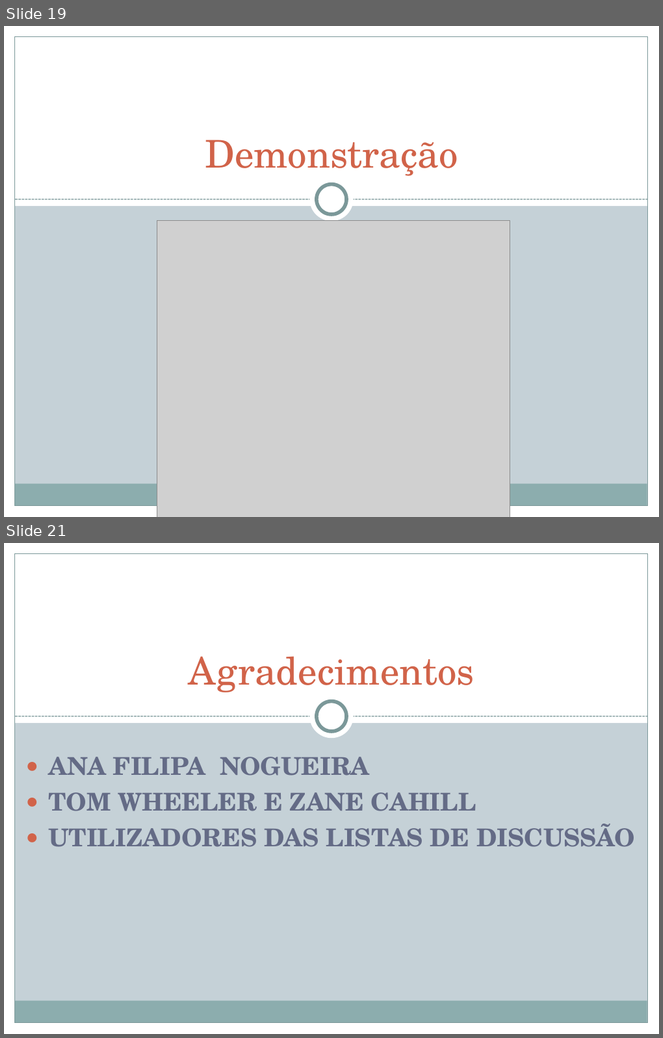
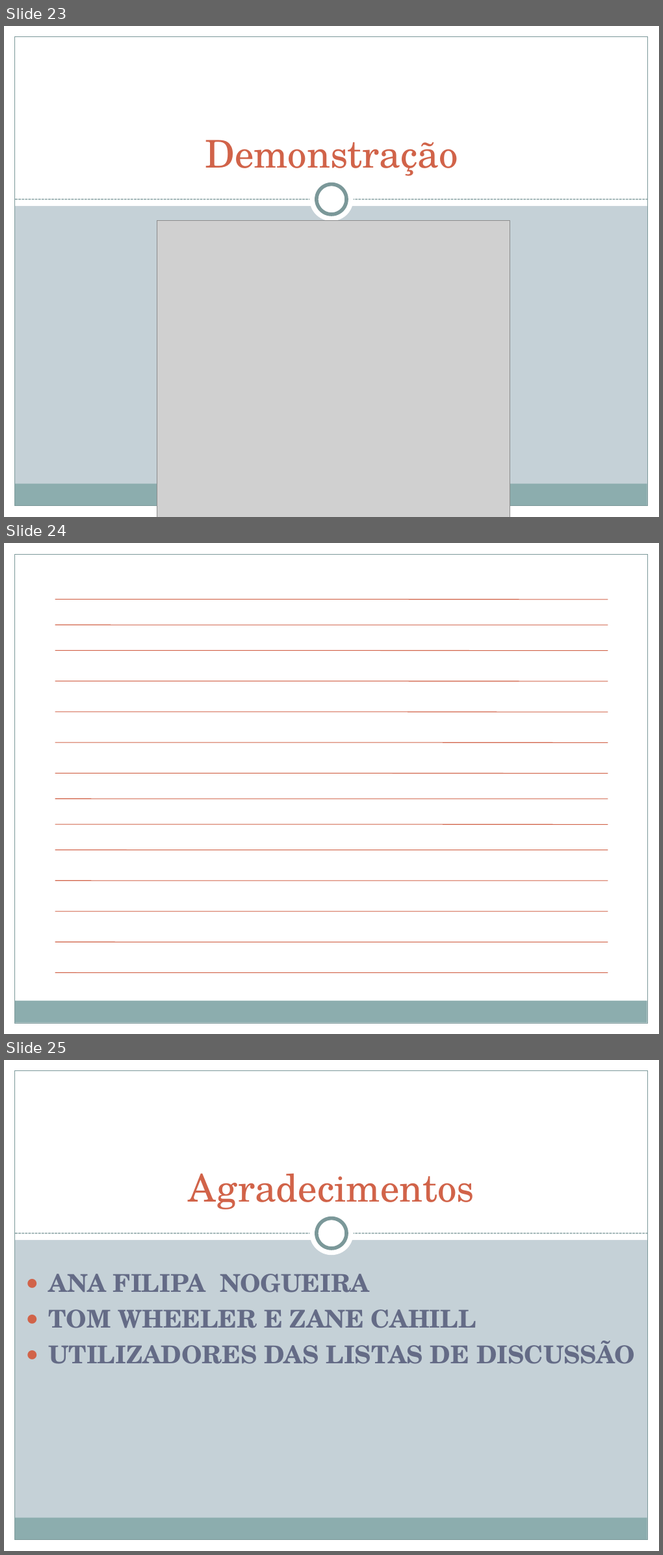
Before and after one commit to BackupTheBerlios/jfindmyfiles-svn, a slide deck: trunk/docs/Apresentacao Publica Com Notas - JFindMyFiles.ppt. Shown one above the other, each under a label of ours: slides 19 and 21 before the commit, slides 23, 24 and 25 after it; the slides between them are not shown. The pictures are 663x1038 and 663x1555 pixels, drawn with LibreOffice and Linux fonts; fonts in the diff are those of the drawing; grey boxes stand for pictures. Boxes give left, top, right and bottom in pixels: in the first picture for what was removed or moved away, otherwise in the second. Text is boxed around its words. In the diff, an @@ line names an element or a change of style, - is before the commit and + after.

```diff
--- a/trunk/docs/Apresentacao Publica Com Notas - JFindMyFiles.ppt
+++ b/trunk/docs/Apresentacao Publica Com Notas - JFindMyFiles.ppt
@@ slide 24 added at [4, 543, 659, 1034], background #FFFFFF; not listed: 4 template elements that a slide beside it also shows @@
@@ rectangle added at [4, 543, 659, 554], fill #FFFFFF @@
@@ line added from (55, 600) to (608, 600), #D16349 0.74 pt @@
@@ line added from (55, 625) to (608, 625), #D16349 0.74 pt @@
@@ line added from (55, 650) to (608, 650), #D16349 0.74 pt @@
@@ line added from (55, 681) to (608, 681), #D16349 0.74 pt @@
@@ line added from (55, 712) to (608, 712), #D16349 0.74 pt @@
@@ line added from (55, 743) to (608, 743), #D16349 0.74 pt @@
@@ line added from (55, 774) to (608, 774), #D16349 0.74 pt @@
@@ line added from (55, 799) to (608, 799), #D16349 0.74 pt @@
@@ line added from (55, 824) to (608, 824), #D16349 0.74 pt @@
@@ line added from (55, 850) to (608, 850), #D16349 0.74 pt @@
@@ line added from (55, 881) to (608, 881), #D16349 0.74 pt @@
@@ line added from (55, 912) to (608, 912), #D16349 0.74 pt @@
@@ line added from (55, 942) to (608, 943), #D16349 0.74 pt @@
@@ line added from (55, 973) to (608, 973), #D16349 0.74 pt @@
@@ what was slide 19 is now slide 23 @@
@@ what was slide 21 is now slide 25 @@
```
Also in this commit, not shown: 5 slides changed, 3 other slides added, 3 other files.
